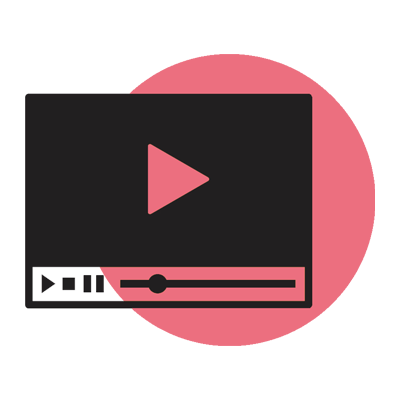
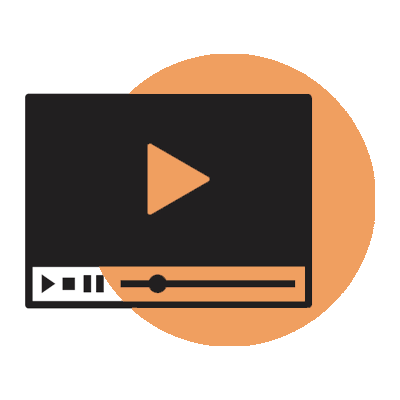
Layer changes from the first 400px x 400px image to the second:
painted on "Layer 1" over [99, 54, 375, 346]
